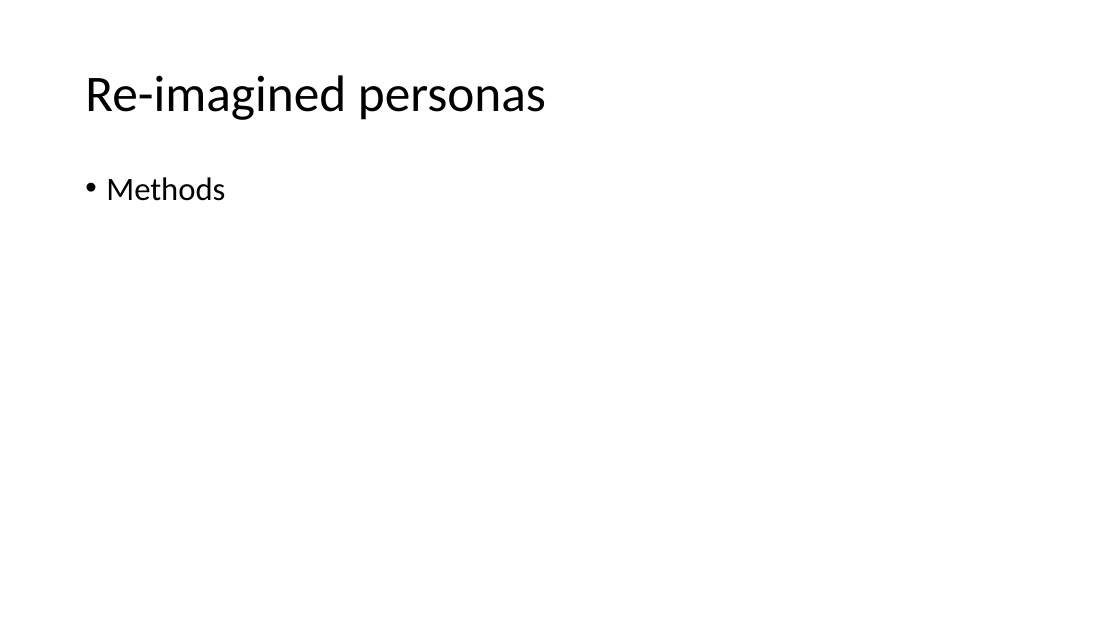
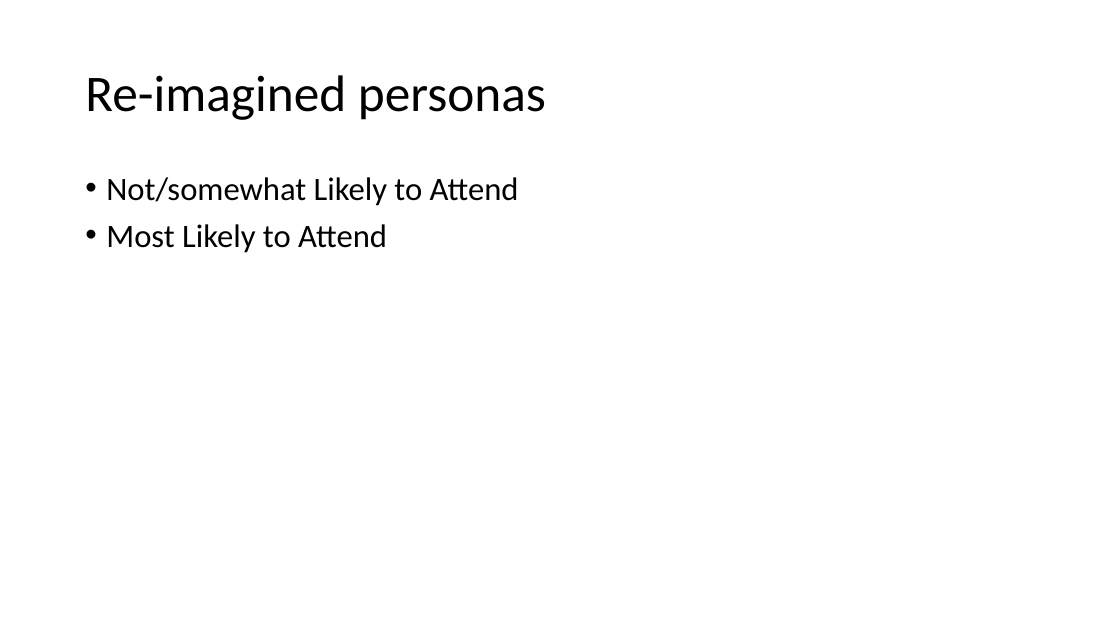
Before and after one commit to PersonaPredicta/Survey_Says..., a slide deck: slide 8 of New_personas.pptx (slide 7 before the commit). Drawn at 1120x630 pixels with LibreOffice and Linux fonts; fonts in the diff are those of the drawing. Boxes give left, top, right and bottom in pixels: in the first picture for what was removed or moved away, otherwise in the second. Text is boxed around its words. In the diff, an @@ line names an element or a change of style, - is before the commit and + after.

```diff
--- a/New_personas.pptx
+++ b/New_personas.pptx
@@ text at (x1=106, y1=177, x2=519, y2=253): text changed @@
-• Methods
+• Not/somewhat Likely to Attend
+• Most Likely to Attend
```
Also in this commit, not shown: 6 other slides changed, 3 slides added, 2 slides removed.
